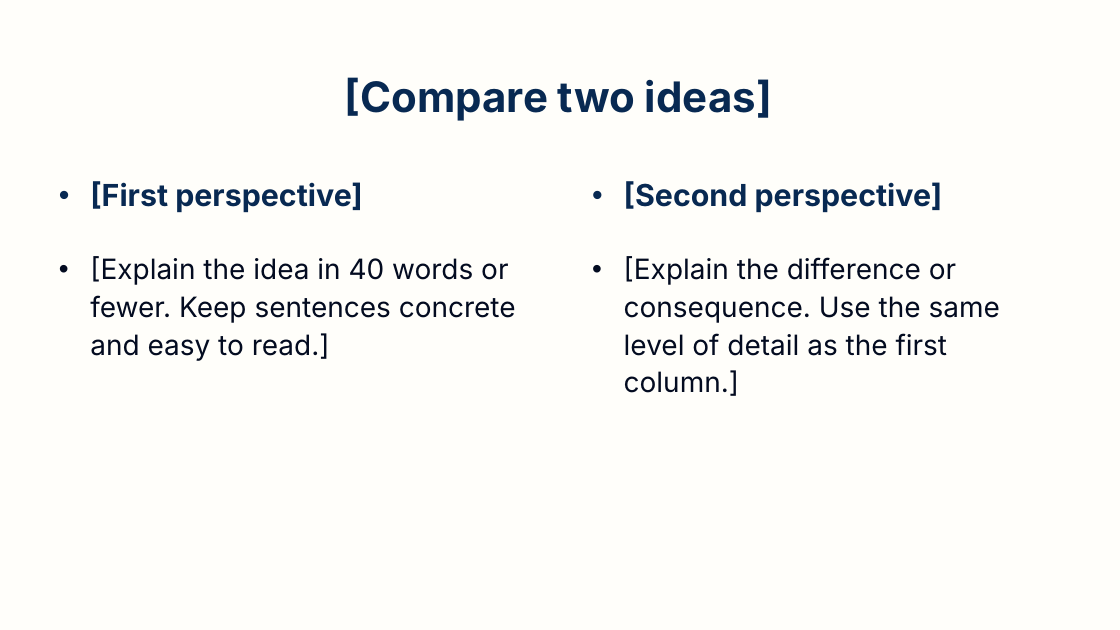
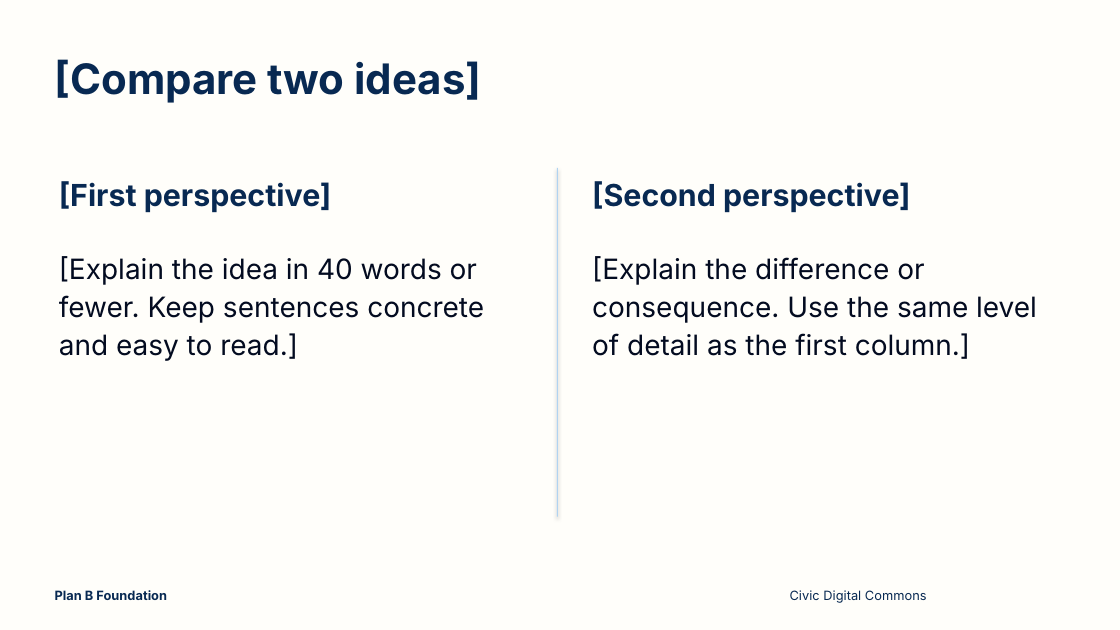
Before and after one commit to LuganoPlanB/branding, a slide deck: slide 4 of slides/planb-starter.pptx. Drawn at 1120x630 pixels with LibreOffice and Linux fonts; fonts in the diff are those of the drawing. Boxes give left, top, right and bottom in pixels: in the first picture for what was removed or moved away, otherwise in the second. Text is boxed around its words. In the diff, an @@ line names an element or a change of style, - is before the commit and + after.

```diff
--- a/slides/planb-starter.pptx
+++ b/slides/planb-starter.pptx
@@ title "[Compare two ideas]" at box(55, 59, 482, 103): alignment centre to left; vertical alignment middle to top @@
@@ rectangle added at box(557, 168, 558, 517), fill #B0D3F1 @@
@@ bullet • to none in 4 elements at box(59, 181, 332, 213), box(59, 256, 484, 361), box(592, 181, 911, 213), box(592, 256, 1037, 359) @@
@@ text added at box(55, 590, 167, 605), 11 pt, text #082952, bold @@
+Plan B Foundation
@@ text added at box(790, 590, 927, 603), 11 pt, text #082952 @@
+Civic Digital Commons
```
Also in this commit, not shown: 9 other slides changed, 2 other files.
